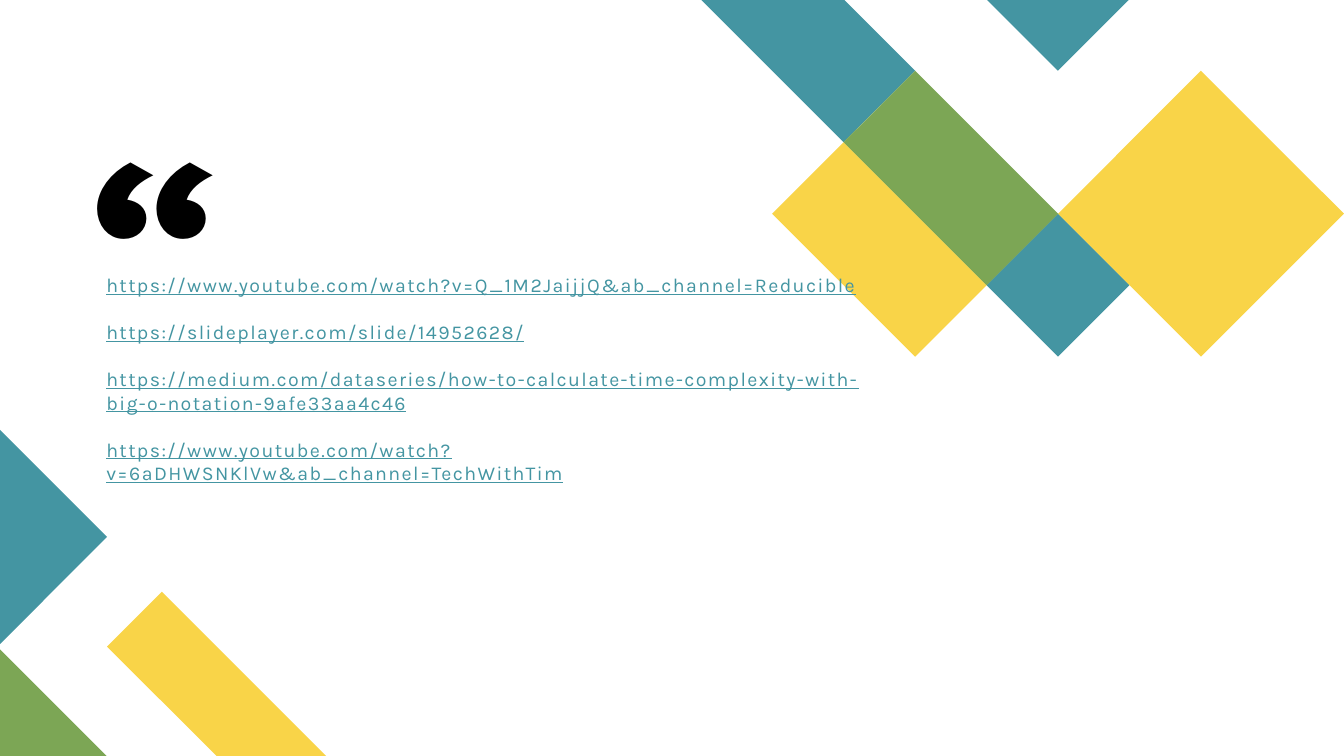
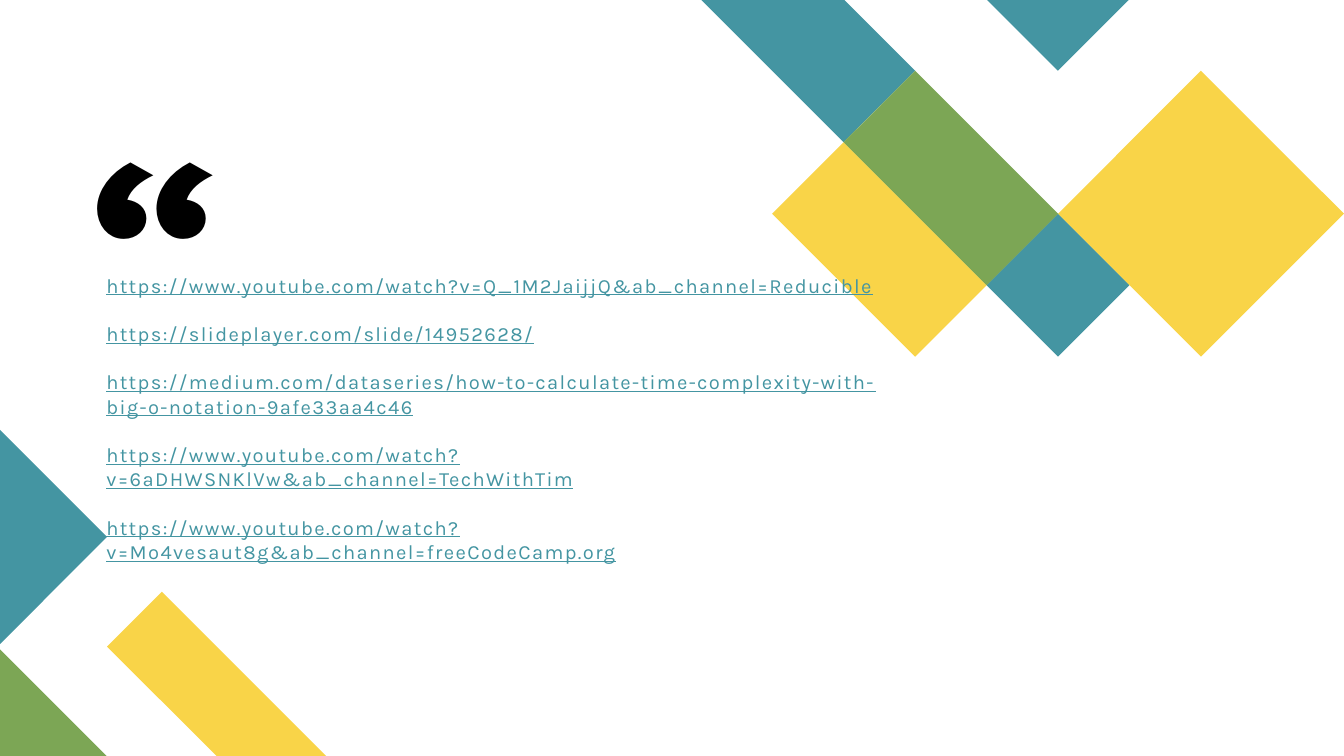
Before and after one commit to alebegge/techtalks, a slide deck: slide 11 of big_o_notation_techtalk.pptx (slide 10 before the commit). Drawn at 1344x756 pixels with LibreOffice and Linux fonts; fonts in the diff are those of the drawing. Boxes give left, top, right and bottom in pixels: in the first picture for what was removed or moved away, otherwise in the second. Text is boxed around its words. In the diff, an @@ line names an element or a change of style, - is before the commit and + after.

```diff
--- a/big_o_notation_techtalk.pptx
+++ b/big_o_notation_techtalk.pptx
@@ title at <box>106,274,873,564</box>: text changed; size 14 to 14.4 pt @@
-https://www.youtube.com/watch?v=Q_1M2JaijjQ&ab_channel=Reducible
-https://slideplayer.com/slide/14952628/
-https://medium.com/dataseries/how-to-calculate-time-complexity-with-big-o-notation-9afe33aa4c46
-https://www.youtube.com/watch?v=6aDHWSNKlVw&ab_channel=TechWithTim
+https://www.youtube.com/watch?v=Q_1M2JaijjQ&ab_channel=Reducible
+https://slideplayer.com/slide/14952628/
+https://medium.com/dataseries/how-to-calculate-time-complexity-with-big-o-notation-9afe33aa4c46
+https://www.youtube.com/watch?v=6aDHWSNKlVw&ab_channel=TechWithTim
+https://www.youtube.com/watch?v=Mo4vesaut8g&ab_channel=freeCodeCamp.org
```
Also in this commit, not shown: 2 other slides changed, 1 slide added, 1 other file.
